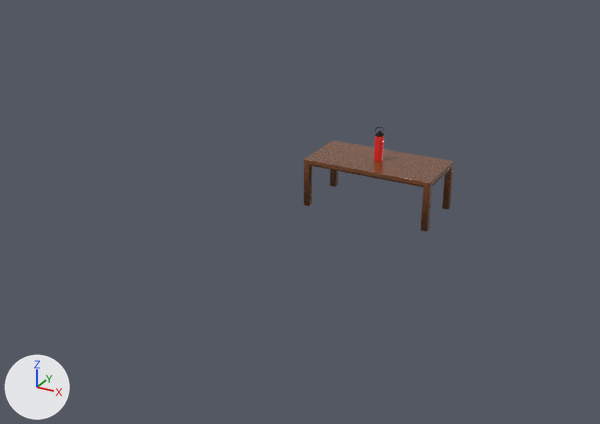
The Blender file Render/Cormac Wilson/Render/Stanley Water Bottle_better.blend as it was, and as the next commit left it.
Camera for both pictures: a 50 mm lens placed at (76.1, -148.4, 82.9), pointed at (-2.4, -5.8, 11.7). The lights are fixed; the arrows at lower left show +X, +Y and +Z. The older version comes first.

The first picture shows 'Table' and 1 more.
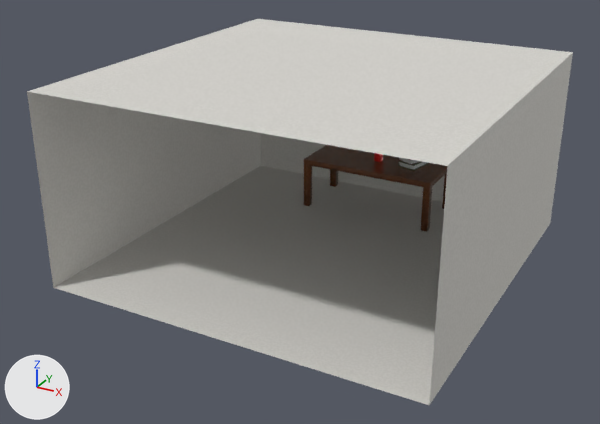
Where the newer file only moved an object's origin or applied its transform, the numbers keep the older frame.

Pixel boxes (x1, y1, x2, y2) of what changed, in the pictures (600 x 424 px):
'Room', added
    after: (27, 19, 573, 405)
'Book 1 Pages', added
    after: (399, 162, 428, 169)
'Book 2 Pages', added
    after: (399, 158, 420, 164)
'Book 1 Cover', added
    after: (398, 161, 428, 170)
'Book 2 Cover', added
    after: (398, 157, 422, 165)

The change, as a list of edits to the scene's bpy script:
```text
Add mat_book_pages:
    mat_book_pages = principled_material('Book Pages')
    mat_book_pages.base_color = (0.8, 0.8, 0.8)  # white #e7e7e7
Add mat_book_cover_2:
    mat_book_cover_2 = bpy.data.materials.new('Book Cover 2')
    # nodes: BsdfPrincipled, Displacement, MapRange, Mapping, Mix, OutputMaterial, TexCoord, TexNoise, ValToRGB
    # colours: brown #331a09, brown #482914, dark red #3f0a0e, red #89171e
Add mat_book_cover_1:
    mat_book_cover_1 = bpy.data.materials.new('Book Cover 1')
    # nodes: BsdfPrincipled, Displacement, MapRange, Mapping, Mix, OutputMaterial, TexCoord, TexNoise, ValToRGB
    # colours: brown #331a09, brown #482914, dark green #1e3f28, green #2b893d
Add mat_white_plasterboard_material:
    mat_white_plasterboard_material = bpy.data.materials.new('White Plasterboard Material')
    # nodes: BsdfPrincipled, Bump, Mapping, Mix, OutputMaterial, TexCoord, TexNoise, ValToRGB
    # colours: light grey #cccccc, white #f2f2f2, white #e8e6e1, light grey #d2d0ca
Add me_cube_001:
    me_cube_001.from_pydata(...)  # 50 vertices, 36 faces; spans x -1.09..0.92, y -1.43..1.43, z -0.23..0.23
    me_cube_001.materials.append(mat_book_pages)  # its picture is missing
Add me_cube_002:
    me_cube_002.from_pydata(...)  # 136 vertices, 134 faces; spans x -1.16..1.0, y -1.54..1.54, z -0.3..0.3
    me_cube_002.polygons.foreach_set('use_smooth', [True] * 134)
    me_cube_002.materials.append(mat_book_cover_2)
Add me_cube_005:
    me_cube_005.from_pydata(...)  # 136 vertices, 134 faces; spans x -1.16..1.0, y -1.54..1.54, z -0.3..0.3
    me_cube_005.polygons.foreach_set('use_smooth', [True] * 134)
    me_cube_005.materials.append(mat_book_cover_1)
Add me_cube:
    me_cube.from_pydata(...)  # 48 vertices, 25 faces; spans x -40.9..40.9, y -40.9..40.9, z 0.0..41.4
    me_cube.materials.append(mat_white_plasterboard_material)
Add ob_book_2_pages:
    ob_book_2_pages = bpy.data.objects.new('Book 2 Pages', me_cube_001)
    ob_book_2_pages.location = (8.9, 31.1, 14.3)
    ob_book_2_pages.rotation_euler = (0.0, 0.0, -0.42)  # degrees (0, 0, -24)
    ob_book_2_pages.scale = (2.14, 2.14, 2.14)
    _m = ob_book_2_pages.modifiers.new('Subdivision', 'SUBSURF')
    _m.levels = 2
Add ob_book_2_cover:
    ob_book_2_cover = bpy.data.objects.new('Book 2 Cover', me_cube_002)
    ob_book_2_cover.location = (8.9, 31.1, 14.3)
    ob_book_2_cover.rotation_euler = (0.0, 0.0, -0.42)  # degrees (0, 0, -24)
    ob_book_2_cover.scale = (2.14, 2.14, 2.14)
    _m = ob_book_2_cover.modifiers.new('Subdivision', 'SUBSURF')
    _m.levels = 2
Add ob_book_1_pages:
    ob_book_1_pages = bpy.data.objects.new('Book 1 Pages', me_cube_001.copy())
    ob_book_1_pages.location = (8.9, 31.1, 13.0)
    ob_book_1_pages.rotation_euler = (0.0, 0.0, -0.209)  # degrees (0, 0, -12)
    ob_book_1_pages.scale = (2.14, 2.14, 2.14)
    _m = ob_book_1_pages.modifiers.new('Subdivision', 'SUBSURF')
    _m.levels = 2
Add ob_book_1_cover:
    ob_book_1_cover = bpy.data.objects.new('Book 1 Cover', me_cube_005)
    ob_book_1_cover.location = (8.9, 31.1, 13.0)
    ob_book_1_cover.rotation_euler = (0.0, 0.0, -0.209)  # degrees (0, 0, -12)
    ob_book_1_cover.scale = (2.14, 2.14, 2.14)
    _m = ob_book_1_cover.modifiers.new('Subdivision', 'SUBSURF')
    _m.levels = 2
Add ob_room:
    ob_room = bpy.data.objects.new('Room', me_cube)
    ob_room.location = (0.0, 0.0, 0.0)
```
